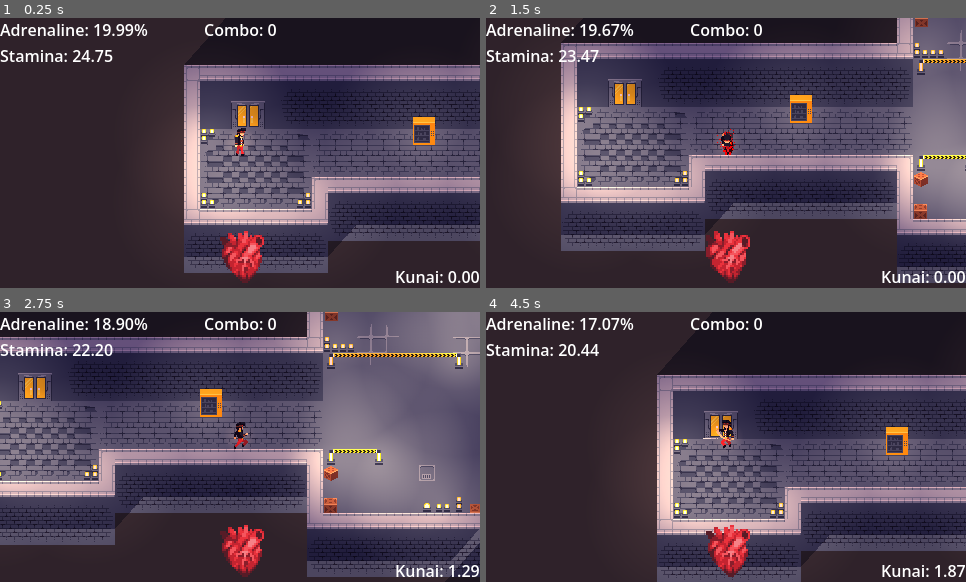
Above: before the commit, frames 1-4 (two rows, left to right).
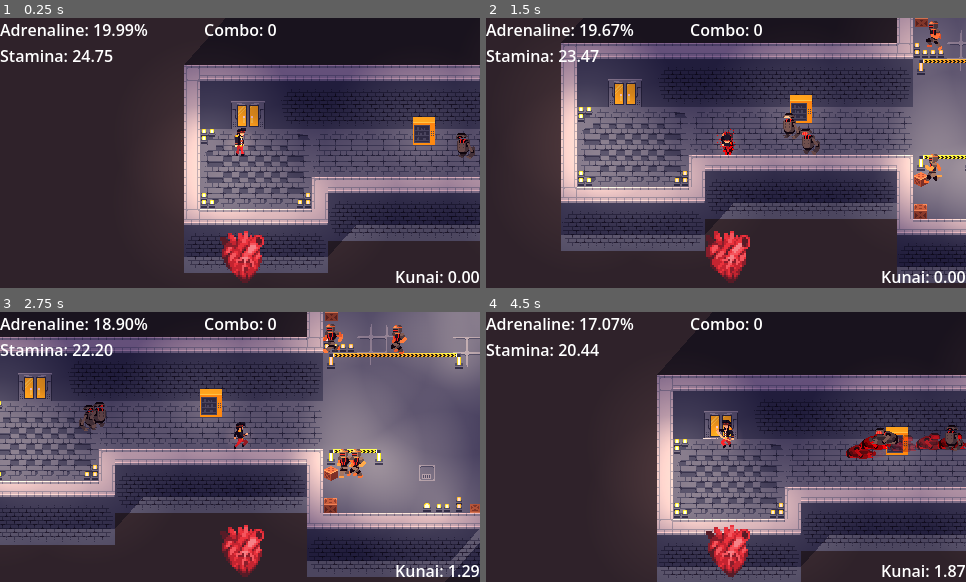
Above: after the commit, the same moments.

Repository: Kapcpa/gmtk-gamejam-2026
Game: Godot game, scene res://scenes/level1.tscn
Two runs of this game, one before a commit and one after it. Both use one fixed random seed, a clock stepped at 60 frames per second and the inputs below. This scene is started directly instead of the project's main scene. Sound files missing from this copy of the repository are replaced by a short silence.
Inputs (mouse positions are in pixels of both pictures, inside the frame that each line leads up to):
- Up to frame 1 (0.25 s): no input
- Up to frame 2 (1.5 s): move the mouse to (831, 139) at 0.52 s; hold D (right) 0.53-1.28 s; click (831, 139) at 0.6 s; move the mouse to (630, 166) at 1.27 s; hold S (down) from 1.28 s (still down); tap Space (dash) at 1.35 s
- Up to frame 3 (2.75 s): move the mouse to (288, 387) at 2.02 s; release S (down) at 2.03 s; hold D (right) from 2.03 s (still down); hold Right mouse button (throw) from 2.03 s (still down)
- Up to frame 4 (4.5 s): move the mouse to (702, 501) at 2.77 s; release D (right) at 2.78 s; release Right mouse button (throw) at 2.78 s; hold W (up) 2.78-3.53 s; click (702, 501) at 2.85 s; move the mouse to (870, 487) at 3.52 s; hold A (left) from 3.53 s (still down); tap Space (dash) at 3.6 s; move the mouse to (582, 406) at 4.27 s; right-click (582, 406) at 4.35 s

The runs differ from the first frame. In frame 1, 0.2% of the frame differs, in the area x 95-99%, y 42-53%; in frame 2, 0.9%; in frame 3, 1.3%; in frame 4, 1.4%, in the area x 75-100%, y 41-55%.

Commit message:
visible enemies

Diff:
--- a/scenes/level1.tscn
+++ b/scenes/level1.tscn
@@ -614,76 +614,59 @@
 shadow_item_cull_mask = 3
 
 [node name="ChargingEnemy" parent="." unique_id=617679549 instance=ExtResource("10_jvkml")]
-visible = false
 position = Vector2(233, -13)
 
 [node name="ChargingEnemy2" parent="." unique_id=827750108 instance=ExtResource("10_jvkml")]
-visible = false
 position = Vector2(270, 5)
 
 [node name="RangedEnemy" parent="." unique_id=1973245782 instance=ExtResource("9_mvsps")]
-visible = false
 position = Vector2(665, -114)
 bullets_in_a_row = 2
 
 [node name="RangedEnemy4" parent="." unique_id=951408159 instance=ExtResource("9_mvsps")]
-visible = false
 position = Vector2(444, 256)
 bullets_in_a_row = 4
 
 [node name="RangedEnemy5" parent="." unique_id=2017449391 instance=ExtResource("9_mvsps")]
-visible = false
 position = Vector2(790, 250)
 bullets_in_a_row = 4
 
 [node name="RangedEnemy2" parent="." unique_id=992259476 instance=ExtResource("9_mvsps")]
-visible = false
 position = Vector2(662, -9)
 bullets_in_a_row = 2
 
 [node name="RangedEnemy3" parent="." unique_id=1363533178 instance=ExtResource("9_mvsps")]
-visible = false
 position = Vector2(662, -65)
 bullets_in_a_row = 2
 
 [node name="MeleeEnemy" parent="." unique_id=487875250 instance=ExtResource("8_14jow")]
-visible = false
 position = Vector2(323, 65)
 
 [node name="MeleeEnemy4" parent="." unique_id=1263474778 instance=ExtResource("8_14jow")]
-visible = false
 position = Vector2(326, -108)
 
 [node name="MeleeEnemy5" parent="." unique_id=1100399490 instance=ExtResource("8_14jow")]
-visible = false
 position = Vector2(400, -110)
 
 [node name="MeleeEnemy2" parent="." unique_id=1444617631 instance=ExtResource("8_14jow")]
-visible = false
 position = Vector2(407, 65)
 
 [node name="MeleeEnemy3" parent="." unique_id=2010043410 instance=ExtResource("8_14jow")]
-visible = false
 position = Vector2(500, 351)
 
 [node name="MeleeEnemy6" parent="." unique_id=1548792345 instance=ExtResource("8_14jow")]
-visible = false
 position = Vector2(788, 346)
 
 [node name="MeleeEnemy7" parent="." unique_id=1240919399 instance=ExtResource("8_14jow")]
-visible = false
 position = Vector2(570, 352)
 
 [node name="MeleeEnemy8" parent="." unique_id=1080107690 instance=ExtResource("8_14jow")]
-visible = false
 position = Vector2(714, 349)
 
 [node name="ChargingEnemy3" parent="." unique_id=1569167908 instance=ExtResource("10_jvkml")]
-visible = false
 position = Vector2(497, -59)
 
 [node name="ChargingEnemy4" parent="." unique_id=594324210 instance=ExtResource("10_jvkml")]
-visible = false
 position = Vector2(497, -92)
 
 [node name="PointLight2D10" type="PointLight2D" parent="." unique_id=714046230]
